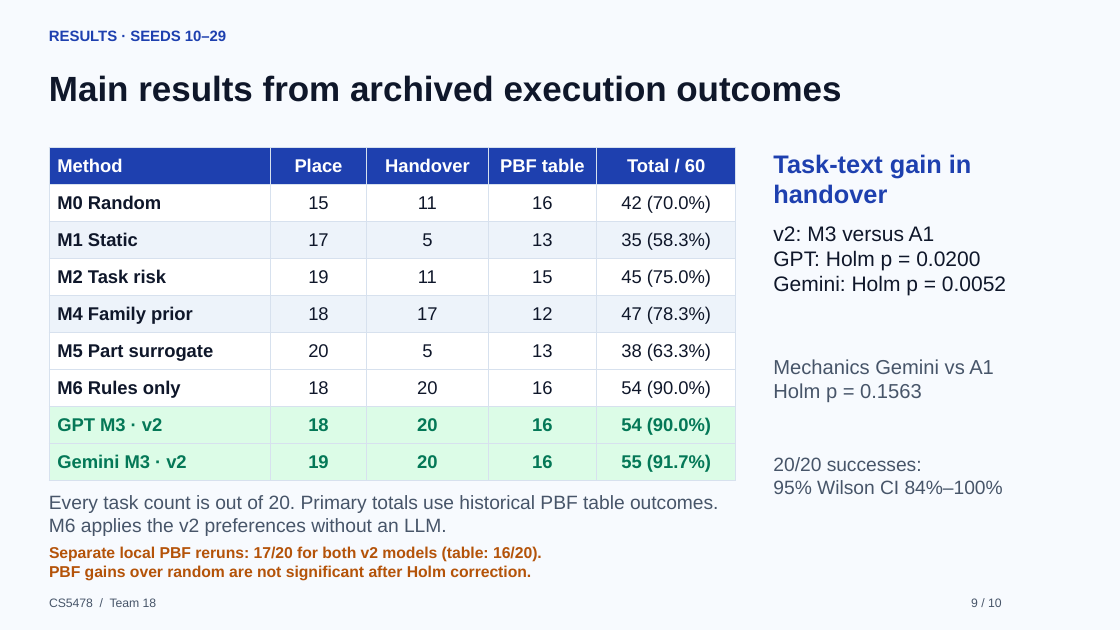
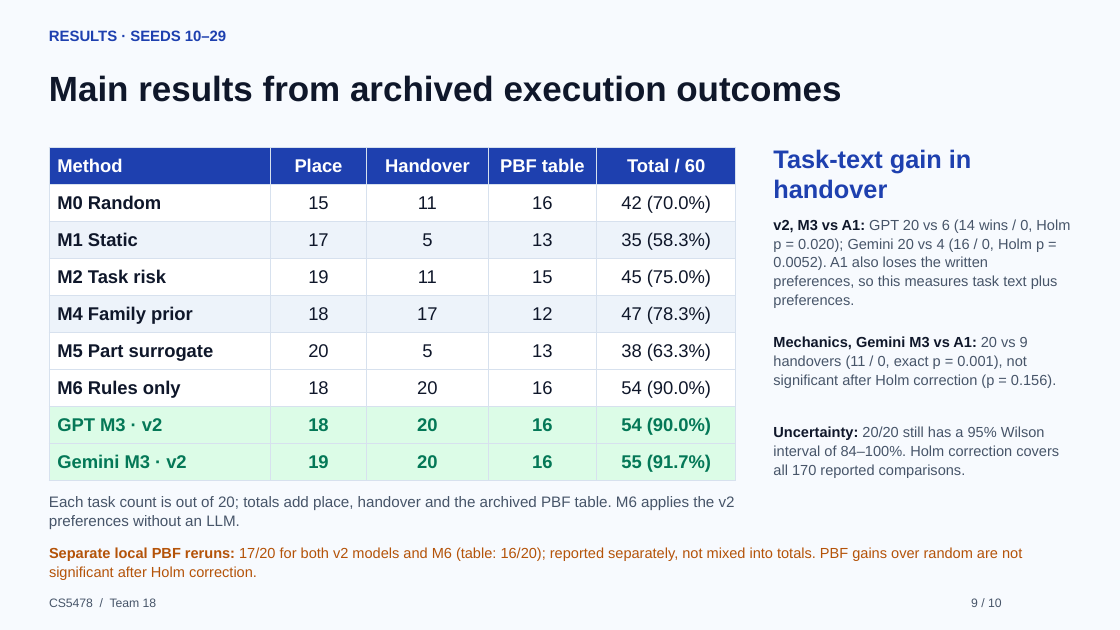
Before and after one commit to Xl440102/cs5478-task-aware-grasp-selection, a slide deck: slide 9 of presentation/CS5478_Task_Aware_Grasp_Selection_Presentation_v2.pptx. Drawn at 1120x630 pixels with LibreOffice and Linux fonts; fonts in the diff are those of the drawing. Boxes give left, top, right and bottom in pixels: in the first picture for what was removed or moved away, otherwise in the second. Text is boxed around its words. In the diff, an @@ line names an element or a change of style, - is before the commit and + after.

```diff
--- a/presentation/CS5478_Task_Aware_Grasp_Selection_Presentation_v2.pptx
+++ b/presentation/CS5478_Task_Aware_Grasp_Selection_Presentation_v2.pptx
@@ text "Task-text gain in handover": place and size @@
-text "Task-text gain in handover" at box(773, 154, 971, 204)
+text "Task-text gain in handover" at box(773, 149, 971, 199)
@@ text at box(773, 219, 1070, 308): text changed; size 18 to 12.5 pt; text colour #0F172A to #475569 @@
-v2: M3 versus A1
-GPT: Holm p = 0.0200
-Gemini: Holm p = 0.0052
+v2, M3 vs A1: GPT 20 vs 6 (14 wins / 0, Holm p = 0.020); Gemini 20 vs 4 (16 / 0, Holm p = 0.0052). A1 also loses the written preferences, so this measures task text plus preferences.
@@ text at box(773, 336, 1056, 388): text changed; size 17.2 to 12.5 pt @@
-Mechanics Gemini vs A1
-Holm p = 0.1563
+Mechanics, Gemini M3 vs A1: 20 vs 9 handovers (11 / 0, exact p = 0.001), not significant after Holm correction (p = 0.156).
@@ text at box(773, 426, 1059, 478): text changed; size 16.5 to 12.5 pt @@
-20/20 successes:
-95% Wilson CI 84%–100%
+Uncertainty: 20/20 still has a 95% Wilson interval of 84–100%. Holm correction covers all 170 reported comparisons.
@@ text at box(49, 496, 735, 529): text changed; size 16.5 to 13 pt @@
-Every task count is out of 20. Primary totals use historical PBF table outcomes. M6 applies the v2 preferences without an LLM.
+Each task count is out of 20; totals add place, handover and the archived PBF table. M6 applies the v2 preferences without an LLM.
@@ text at box(49, 547, 1022, 580): text changed; size 13.5 to 12.5 pt; bold off @@
-Separate local PBF reruns: 17/20 for both v2 models (table: 16/20).
-PBF gains over random are not significant after Holm correction.
+Separate local PBF reruns: 17/20 for both v2 models and M6 (table: 16/20); reported separately, not mixed into totals. PBF gains over random are not significant after Holm correction.
```
Also in this commit, not shown: 8 other slides changed, 1 other file.
